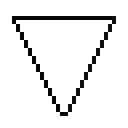
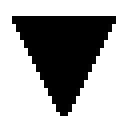
Comparing the layer stacks of the two 128 × 128 images. Changes:
removed layer "Layer 2" over [12,16,116,116]
painted on "Layer 1" over [12,16,116,116]
